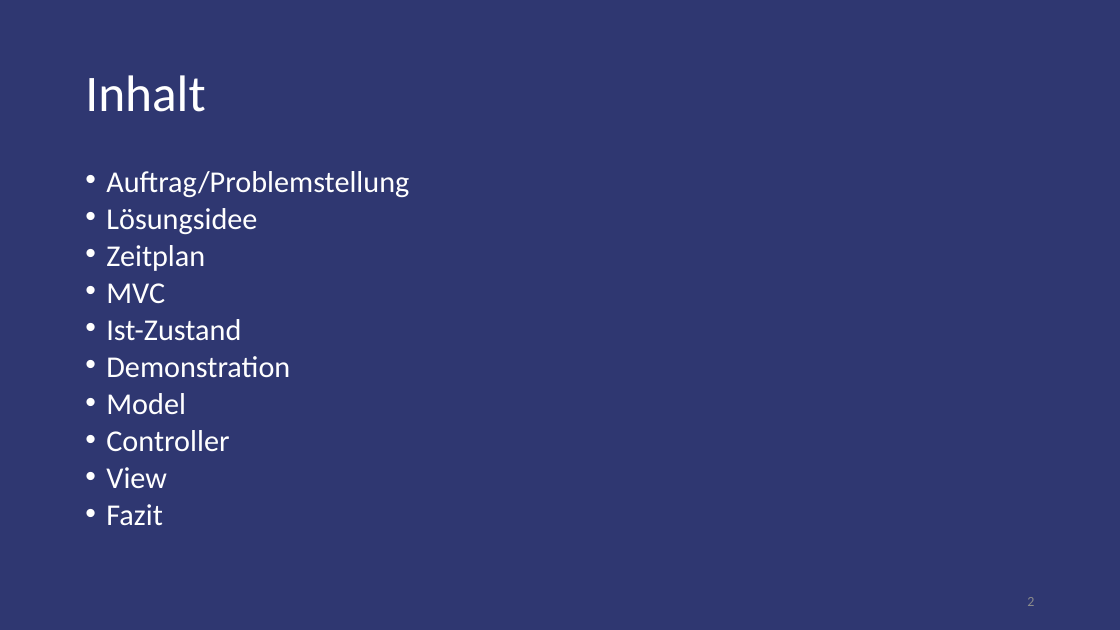
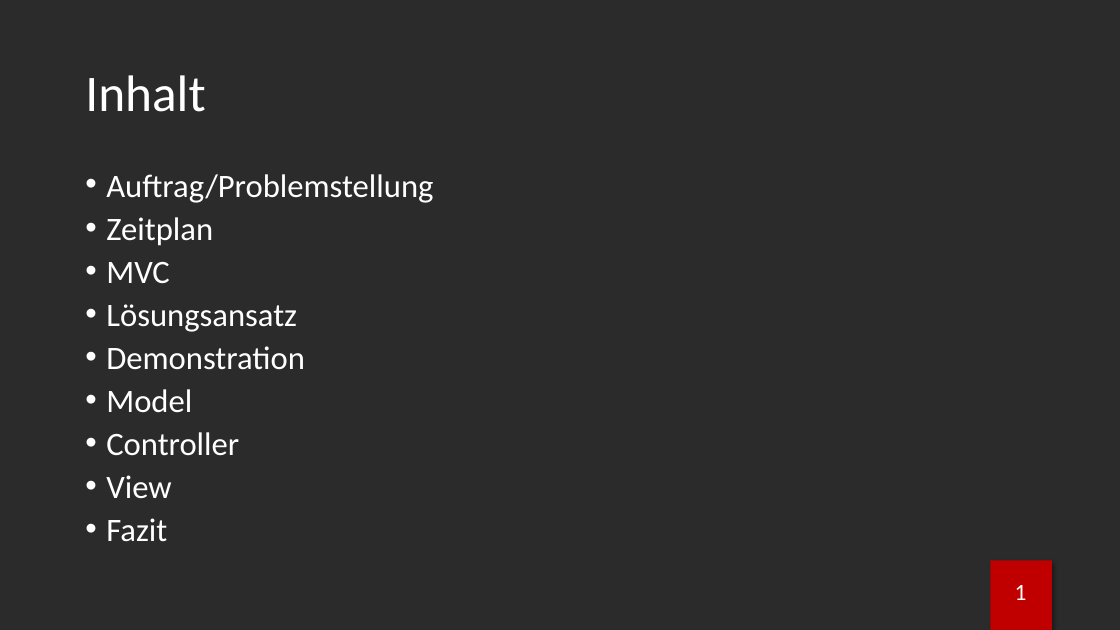
Before and after one commit to brodermar/wwm, a slide deck: slide 2 of documentation/wwmp.pptx. Drawn at 1120x630 pixels with LibreOffice and Linux fonts; fonts in the diff are those of the drawing; background and template pictures are left out; a plain dark background stands for a picture behind light text. Boxes give left, top, right and bottom in pixels: in the first picture for what was removed or moved away, otherwise in the second. Text is boxed around its words. In the diff, an @@ line names an element or a change of style, - is before the commit and + after.

Commit message:
presentation design changed

```diff
--- a/documentation/wwmp.pptx
+++ b/documentation/wwmp.pptx
@@ background #2F3771 to picture (left out) @@
@@ text at (106,174,433,542): size 25.9 to 28 pt in "Auftrag/Problemstellung", "Zeitplan", "MVC", "Demonstration" and 4 more places; line spacing 0.7 to 0.8 @@
@@ text at (106,208,257,234): paragraph removed @@
-• Lösungsidee
@@ text at (106,304,297,332): text changed; size 25.9 to 28 pt @@
-• Ist-Zustand
+• Lösungsansatz
@@ rectangle added at (991,560,1052,630), fill #C00000 @@
@@ page number added at (1015,585,1027,600), 20 pt, text #FFFFFF @@
+1
@@ page number removed at (1027,597,1034,606) @@
-2
```
Also in this commit, not shown: 14 other slides changed, 5 slides added, 8 slides removed, 1 other file.
